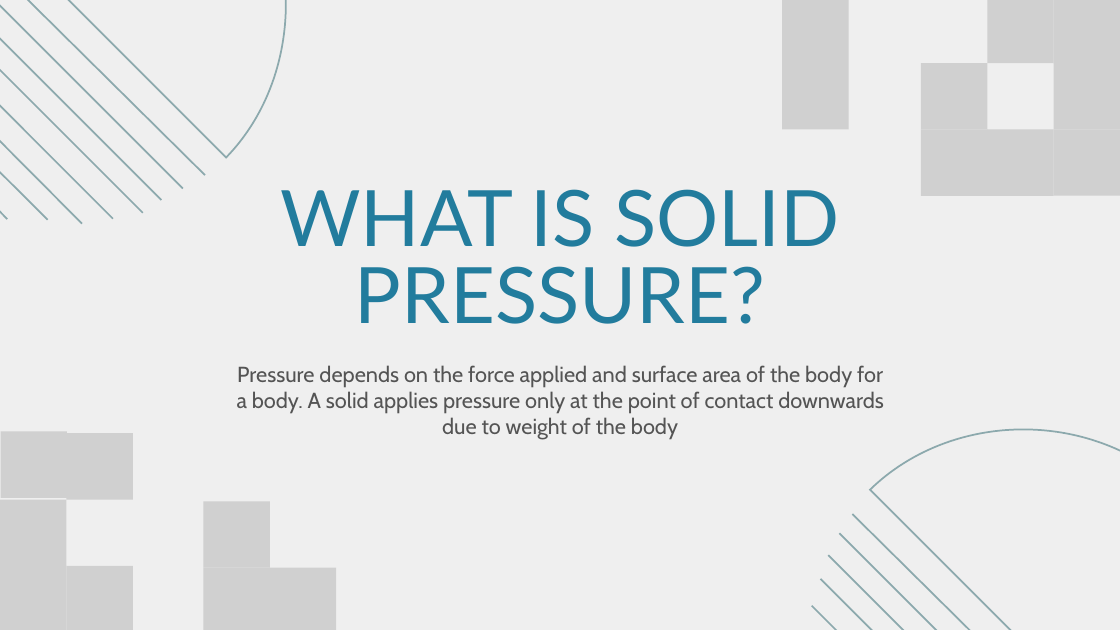
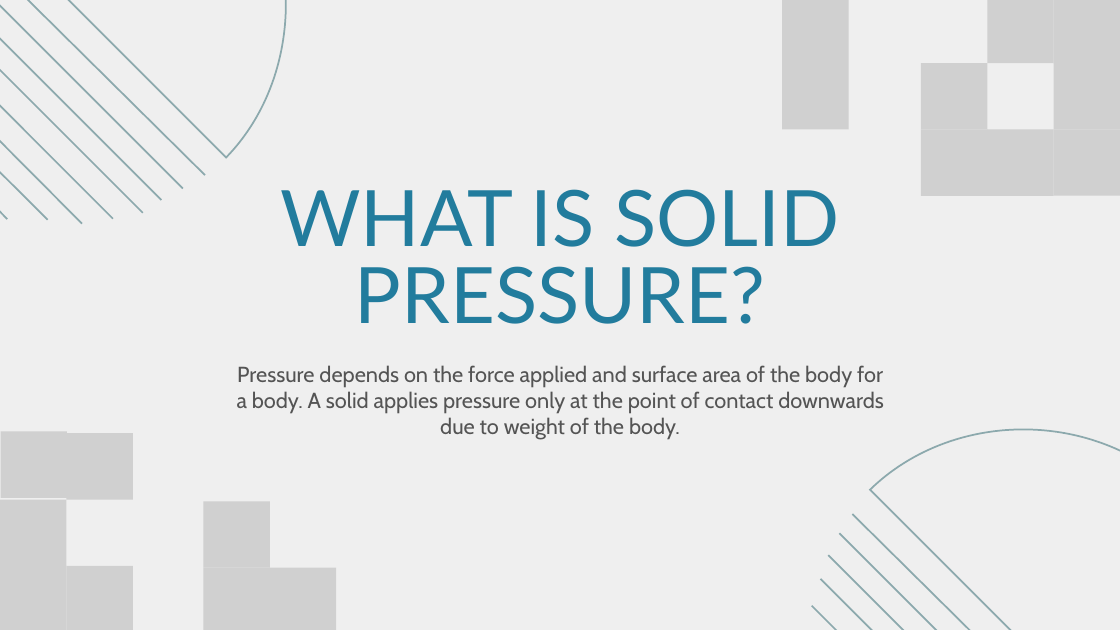
Before and after one commit to MrHyplex9511/Project_files, a slide deck: slide 8 of Data/Pressure exerted by matter.pptx. Drawn at 1120x630 pixels with LibreOffice and Linux fonts; fonts in the diff are those of the drawing; grey boxes stand for pictures. Boxes give left, top, right and bottom in pixels: in the first picture for what was removed or moved away, otherwise in the second. Text is boxed around its words. In the diff, an @@ line names an element or a change of style, - is before the commit and + after.

```diff
--- a/Data/Pressure exerted by matter.pptx
+++ b/Data/Pressure exerted by matter.pptx
@@ text at box(237, 365, 884, 439): text changed @@
-Pressure depends on the force applied and surface area of the body for a body. A solid applies pressure only at the point of contact downwards due to weight of the body
+Pressure depends on the force applied and surface area of the body for a body. A solid applies pressure only at the point of contact downwards due to weight of the body.
```
Also in this commit, not shown: 4 other slides changed, 2 slides added.
